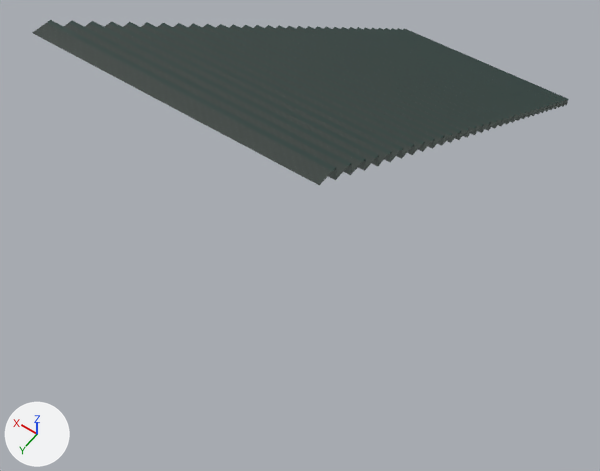
Two versions of the glTF model public/models/custom/architecture/stair-flight.glb, one commit apart.
Rendered twice from a camera (50 mm lens) standing at (-8.2, 15.09, 20.03) and looking at (-0.2, 3.89, 2.43). Every picture has the same lights, and +X, +Y and +Z are marked at lower left. The picture after the commit comes second.

In view in the first picture: 'StairFlight_Solid'.
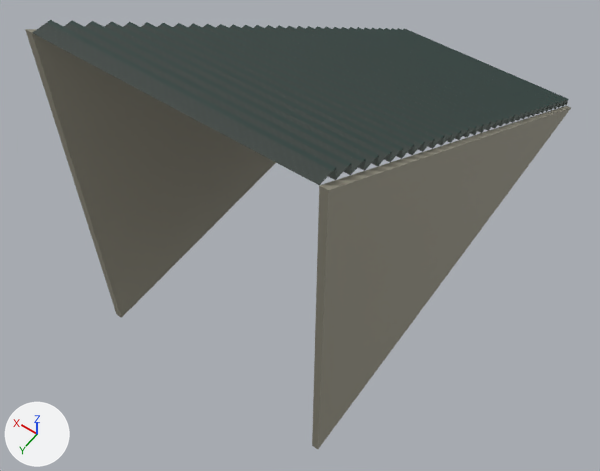
What differs and where, as boxes (x1, y1, x2, y2) in the pictures (600 x 471 px):
'StairFlight_SideSupport_-1', added: after (312, 106, 571, 449)
'StairFlight_SideSupport_1', added: after (25, 29, 276, 318)

The change, as a diff of the scene's bpy script:
```diff
--- a/public/models/custom/architecture/stair-flight.glb.py
+++ b/public/models/custom/architecture/stair-flight.glb.py
@@ img_plaster_warm @@
+img_plaster_warm = load_image('plaster_warm', '_unpacked/plaster_warm', 256, 256, 'sRGB')
@@ mat_plaster_softgrey @@
+mat_plaster_softgrey = bpy.data.materials.new('Plaster_SoftGrey')
+# uses the picture img_plaster_warm
@@ me_stairflight_sidesupport__1_mesh @@
+me_stairflight_sidesupport__1_mesh.from_pydata([(-3.5, -7.7, 0.0), (-3.5, 7.7, 0.0), (-3.5, 7.7, 10.0), (-3.3, -7.7, 0.0), (-3.3, 7.7, 0.0), (-3.3, 7.7, 10.0)], [], [(0, 2, 1), (3, 4, 5), (0, 1, 4), (0, 4, 3), (1, 2, 5), (1, 5, 4), (2, 0, 3), (2, 3, 5)])
+me_stairflight_sidesupport__1_mesh.materials.append(mat_plaster_softgrey)
@@ me_stairflight_sidesupport_1_mesh @@
+me_stairflight_sidesupport_1_mesh.from_pydata([(3.3, -7.7, 0.0), (3.3, 7.7, 0.0), (3.3, 7.7, 10.0), (3.5, -7.7, 0.0), (3.5, 7.7, 0.0), (3.5, 7.7, 10.0)], [], [(0, 2, 1), (3, 4, 5), (0, 1, 4), (0, 4, 3), (1, 2, 5), (1, 5, 4), (2, 0, 3), (2, 3, 5)])
+me_stairflight_sidesupport_1_mesh.materials.append(mat_plaster_softgrey)
@@ ob_stairflight_sidesupport__1 @@
+ob_stairflight_sidesupport__1 = bpy.data.objects.new('StairFlight_SideSupport_-1', me_stairflight_sidesupport__1_mesh)
+ob_stairflight_sidesupport__1.location = (0.0, 0.0, 0.0)
@@ ob_stairflight_sidesupport_1 @@
+ob_stairflight_sidesupport_1 = bpy.data.objects.new('StairFlight_SideSupport_1', me_stairflight_sidesupport_1_mesh)
+ob_stairflight_sidesupport_1.location = (0.0, 0.0, 0.0)
```
